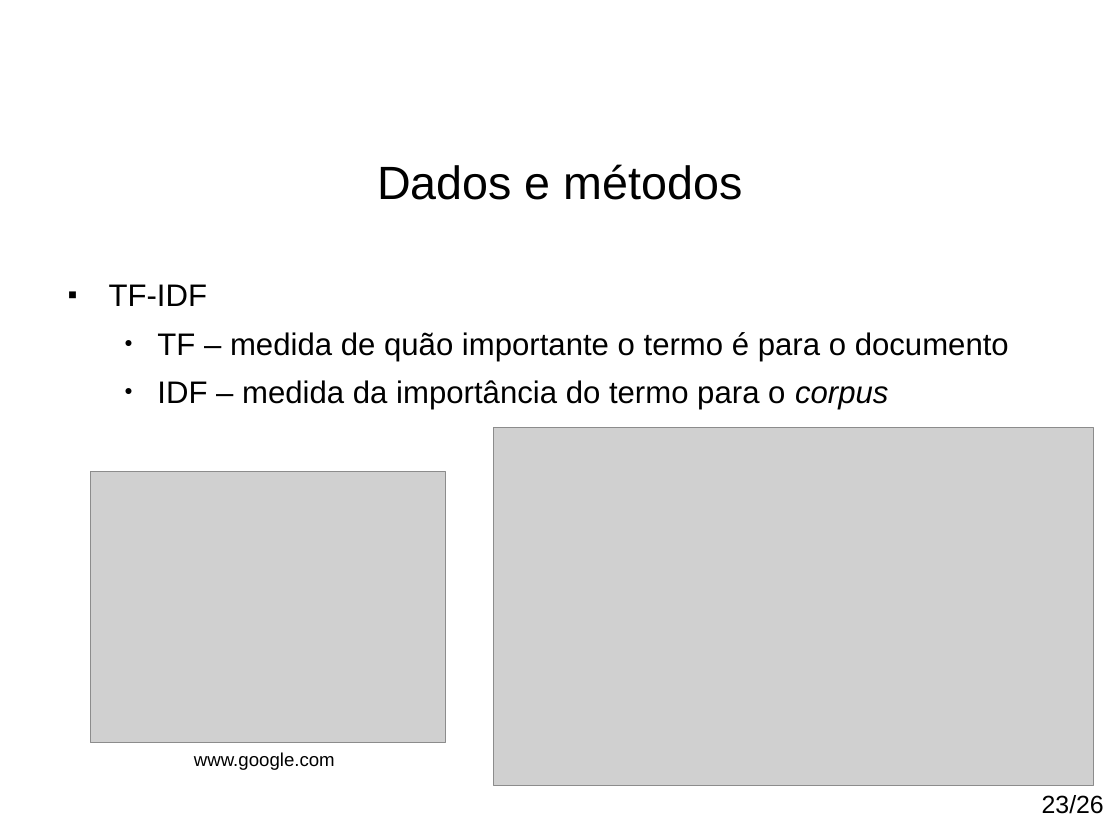
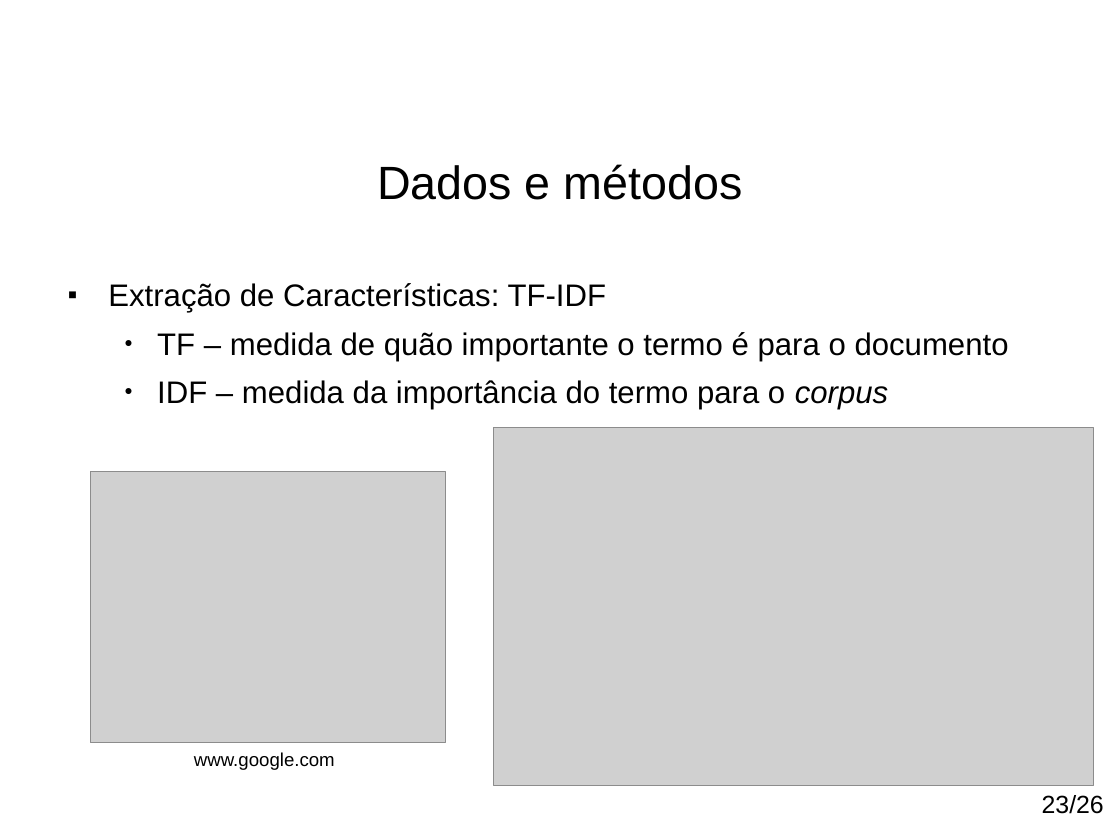
Before and after one commit to paulohq/apresentacao-NLP, a slide deck: slide 29 of apresentacao-mineracao-de-sugestoes.ppt (slide 24 before the commit). Drawn at 1120x840 pixels with LibreOffice and Linux fonts; fonts in the diff are those of the drawing; grey boxes stand for pictures; background and template pictures are left out. Boxes give left, top, right and bottom in pixels: in the first picture for what was removed or moved away, otherwise in the second. Text is boxed around its words. In the diff, an @@ line names an element or a change of style, - is before the commit and + after.

```diff
--- a/apresentacao-mineracao-de-sugestoes.ppt
+++ b/apresentacao-mineracao-de-sugestoes.ppt
@@ text at [108,283,607,313]: text changed @@
-■ TF-IDF
+■ Extração de Características: TF-IDF
```
Also in this commit, not shown: 11 other slides changed, 6 slides added, 1 slide removed, 9 other files.
